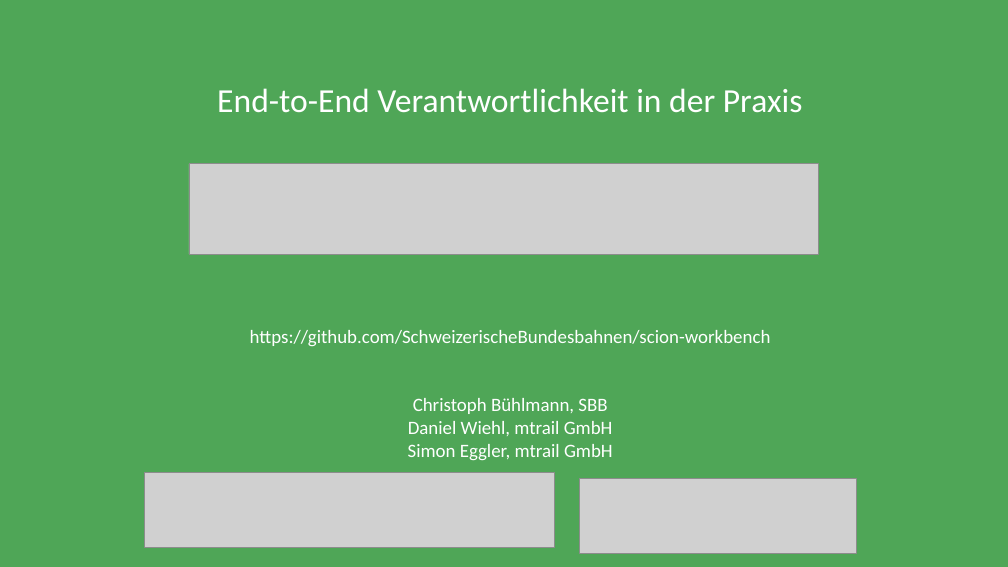
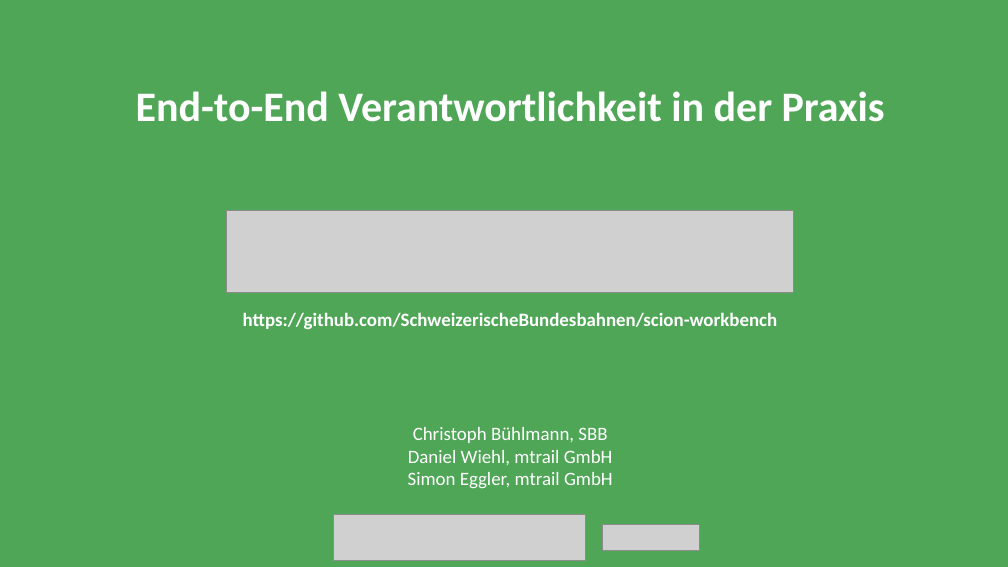
Before and after one commit to simoneggler/bat42, a slide deck: slide 1 of presentation-scion-workbench-bat42.pptx. Drawn at 1008x567 pixels with LibreOffice and Linux fonts; fonts in the diff are those of the drawing; grey boxes stand for pictures. Boxes give left, top, right and bottom in pixels: in the first picture for what was removed or moved away, otherwise in the second. Text is boxed around its words. In the diff, an @@ line names an element or a change of style, - is before the commit and + after.

```diff
--- a/presentation-scion-workbench-bat42.pptx
+++ b/presentation-scion-workbench-bat42.pptx
@@ text "End-to-End Verantwortlichkeit in der Praxis" at [136,91,885,122]: size 32 to 40 pt, bold on @@
@@ picture: place and size @@
-picture at [189,164,818,254]
+picture at [227,211,793,293]
@@ text "https://github.com/SchweizerischeBundesbahnen/scion-workbenc ...": place and size @@
-text "https://github.com/SchweizerischeBundesbahnen/scion-workbenc ..." at [250,330,771,460]
+text "https://github.com/SchweizerischeBundesbahnen/scion-workbenc ..." at [243,312,777,488]
@@ text at [243,312,777,329]: bold on in "https://github.com/SchweizerischeBundesbahnen/scion-workbenc ..." @@
@@ picture removed at [580,479,858,553] @@
@@ picture: place and size @@
-picture at [145,473,555,547]
+picture at [333,515,585,561]
@@ picture added at [603,525,699,551] @@
```
Also in this commit, not shown: 2 other slides changed, 5 slides added.
